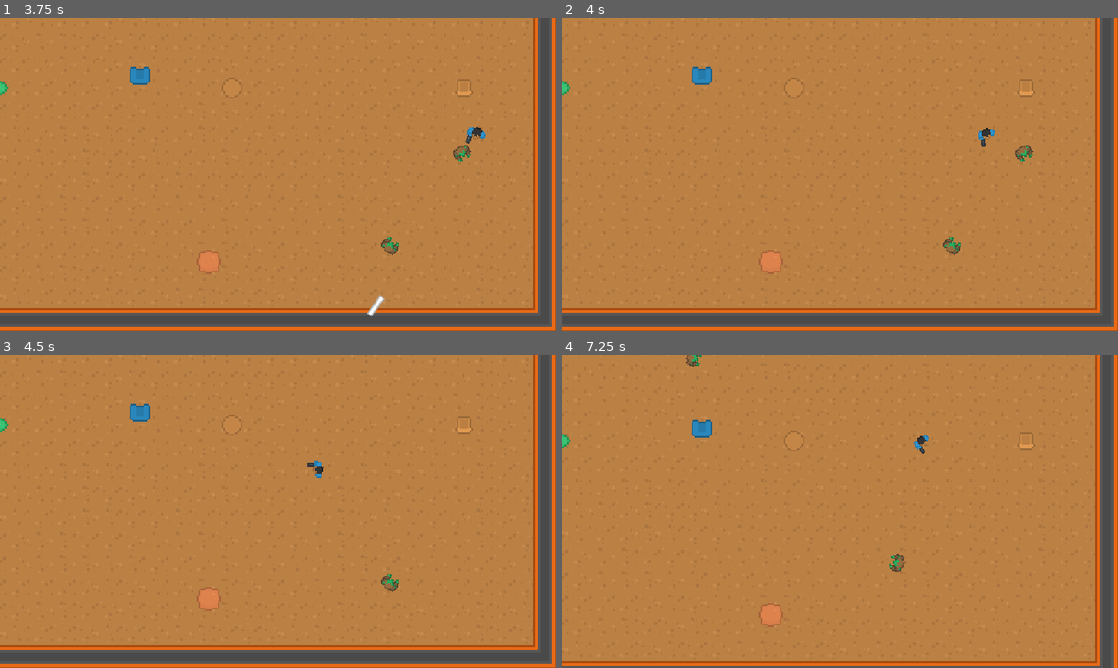
Above: before the commit, frames 1-4 (two rows, left to right).
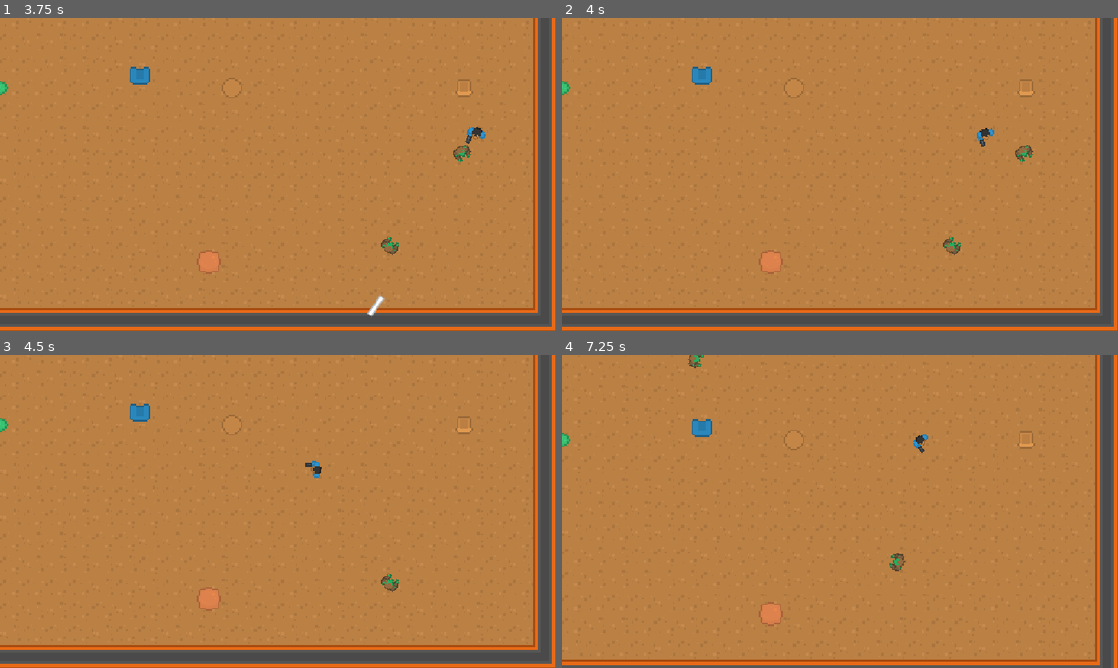
Above: after the commit, the same moments.

Repository: Frickerson/Brackeys_2026.2
Game: Godot game, scene res://Game/Levels/LevelOne.tscn
The game is run twice, just before and just after one commit, with the same random seed, the same clock (stepped at 60 frames per second) and the same inputs.
Inputs (mouse positions are in pixels of both pictures, inside the frame that each line leads up to):
- Up to frame 1 (3.75 s): move the mouse to (400, 158) at 0.52 s; hold D (Player_Move_Right) 0.53-1.28 s; click (400, 158) at 0.6 s; move the mouse to (166, 190) at 1.27 s; hold S (Player_Move_Down) 1.28-2.03 s; click (166, 190) at 1.35 s; move the mouse to (333, 105) at 2.02 s; hold D (Player_Move_Right) 2.03-2.78 s; click (333, 105) at 2.1 s; move the mouse to (250, 237) at 2.77 s; hold W (Player_Move_Up) 2.78-3.53 s; click (250, 237) at 2.85 s; move the mouse to (444, 221) at 3.52 s; hold A (Player_Move_Left) from 3.53 s (still down); click (444, 221) at 3.6 s
- Up to frame 2 (4 s): keep holding A (Player_Move_Left)
- Up to frame 3 (4.5 s): keep holding A (Player_Move_Left); move the mouse to (111, 464) at 4.27 s; click (111, 464) at 4.35 s
- Up to frame 4 (7.25 s): move the mouse to (867, 511) at 5.02 s; release A (Player_Move_Left) at 5.03 s; hold S (Player_Move_Down) 5.03-5.78 s; click (867, 511) at 5.1 s; move the mouse to (756, 433) at 5.77 s; hold D (Player_Move_Right) 5.78-6.53 s; click (756, 433) at 5.85 s; move the mouse to (962, 495) at 6.52 s; hold W (Player_Move_Up) from 6.53 s (still down); click (962, 495) at 6.6 s

Frame 1 is identical in both runs. In frame 2, less than 0.1% of the frame differs, in the area x 74-78%, y 35-42%; in frame 3, less than 0.1%; in frame 4, 1.5%, in the area x 0-97%, y 0-100%.

Commit message:
Add multi shot

Diff:
--- a/Game/Objects/Bullets/Bullet.tscn
+++ b/Game/Objects/Bullets/Bullet.tscn
@@ -7,7 +7,8 @@
 size = Vector2(63, 8)
 
 [node name="Bullet" type="Area2D" unique_id=1582658277]
-collision_layer = 2
+collision_layer = 4
+collision_mask = 3
 script = ExtResource("1_niiov")
 Speed = 1000.0
 
--- a/Game/Objects/Enemy/Enemy.tscn
+++ b/Game/Objects/Enemy/Enemy.tscn
@@ -12,6 +12,7 @@
 region = Rect2(496, 120, 16, 16)
 
 [node name="Enemy" type="CharacterBody2D" unique_id=2024416287 node_paths=PackedStringArray("NavigationAgent", "AttackLocation", "RayCast")]
+collision_layer = 2
 script = ExtResource("1_2jigs")
 NavigationAgent = NodePath("NavigationAgent2D")
 DefaultWeapon = ExtResource("2_6nsbb")
--- /dev/null
+++ b/Game/Objects/Weapons/Base/MultiShot.gd
@@ -0,0 +1,14 @@
+extends Weapon
+
+@export var Angle : float = 45.0
+
+func _spawn_attack() -> void:
+	for index in AmmoPerShot:
+		var adjusted_index = index - floor(AmmoPerShot / 2.0)
+		var angle_offset = Angle / (AmmoPerShot - 1)
+		var rotation_offset = angle_offset * adjusted_index
+
+		var attack = AttackType.instantiate()
+		get_tree().root.add_child(attack)
+		attack.global_position = global_position
+		attack.global_rotation = global_rotation + deg_to_rad(rotation_offset)
--- /dev/null
+++ b/Game/Objects/Weapons/Base/MultiShot.tscn
@@ -0,0 +1,10 @@
+[gd_scene format=3 uid="uid://dimp0i6jmuvgs"]
+
+[ext_resource type="PackedScene" uid="uid://c6s7ym12qv8lv" path="res://Game/Objects/Weapons/Base/Weapon.tscn" id="1_4u458"]
+[ext_resource type="Script" uid="uid://bcfwi8lxvunap" path="res://Game/Objects/Weapons/Base/MultiShot.gd" id="2_t25vd"]
+
+[node name="Weapon" unique_id=294193981 instance=ExtResource("1_4u458")]
+script = ExtResource("2_t25vd")
+Angle = 45.0
+MaxAmmo = 15
+AmmoPerShot = 3
--- a/Game/Objects/Weapons/Base/Weapon.gd
+++ b/Game/Objects/Weapons/Base/Weapon.gd
@@ -5,6 +5,7 @@
 @export var AttackType: PackedScene
 @export var AttackSpeed: float = 1.0
 @export var MaxAmmo : int = 5
+@export var AmmoPerShot : int = 1
 
 var AttackTimer: float = 0.0
 var Enabled: bool = false
@@ -39,20 +40,24 @@
 	AutoReload = enable
 
 func _attack() -> void:
-	if CurrentAmmo == 0:
+	var out_of_ammo = CurrentAmmo >= 0 && CurrentAmmo < AmmoPerShot
+	if out_of_ammo :
 		return
 
+	_spawn_attack()
+
 	if CurrentAmmo > 0:
-		CurrentAmmo -= 1
+		CurrentAmmo -= AmmoPerShot
 
+	Ready = false
+	if out_of_ammo && AutoReload:
+		_reload()
+
+func _reload() -> void:
+	CurrentAmmo = MaxAmmo
+
+func _spawn_attack() -> void:
 	var attack = AttackType.instantiate()
 	get_tree().root.add_child(attack)
 	attack.position = global_position
 	attack.rotation = global_rotation
-
-	Ready = false
-	if CurrentAmmo == 0 && AutoReload:
-		_reload()
-
-func _reload() -> void:
-	CurrentAmmo = MaxAmmo
Not shown, added: Game/Objects/Weapons/Base/MultiShot.gd.uid
